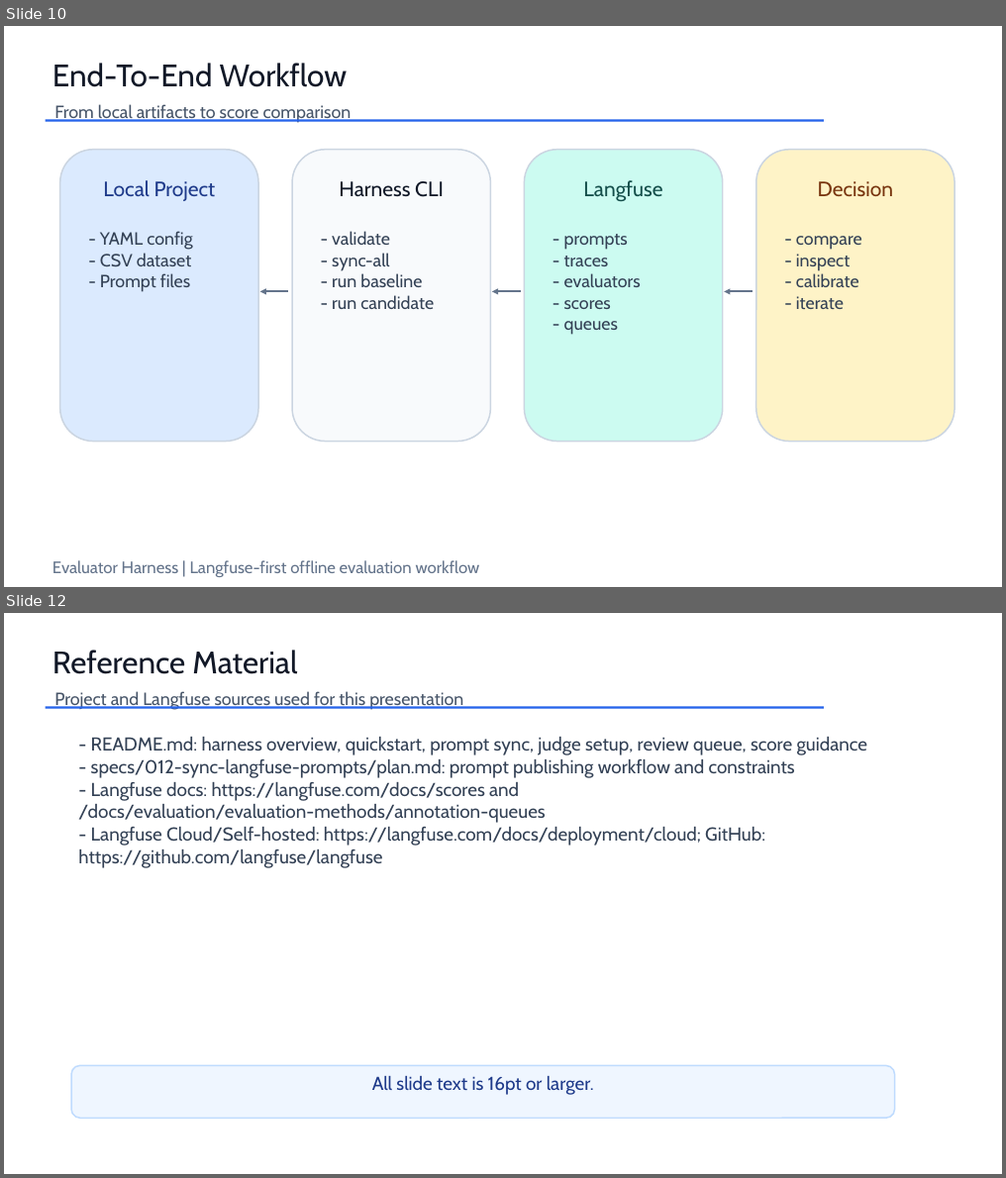
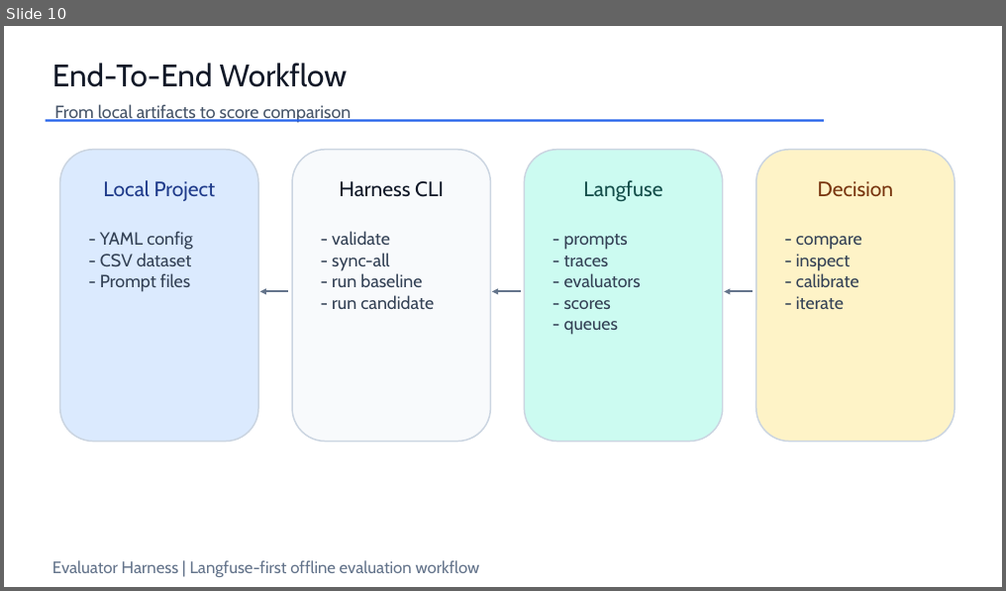
Before and after one commit to mscaldas2012/evaluator-harness, a slide deck: docs/evaluator_harness_project_presentation.pptx. Shown one above the other, each under a label of ours: slides 10 and 12 before the commit, slide 10 after it; the slides between them are not shown. The pictures are 1006x1178 and 1006x591 pixels, drawn with LibreOffice and Linux fonts; fonts in the diff are those of the drawing. Boxes give left, top, right and bottom in pixels: in the first picture for what was removed or moved away, otherwise in the second. Text is boxed around its words. In the diff, an @@ line names an element or a change of style, - is before the commit and + after.

Commit message:
Update project presentation

```diff
--- a/docs/evaluator_harness_project_presentation.pptx
+++ b/docs/evaluator_harness_project_presentation.pptx
@@ slide 12 removed at box(4, 613, 1002, 1174), background #FFFFFF @@
@@ text removed at box(53, 650, 297, 674) @@
-Reference Material
@@ text removed at box(54, 691, 463, 710) @@
-Project and Langfuse sources used for this presentation
@@ rectangle removed at box(46, 707, 824, 709) @@
@@ text removed at box(78, 737, 868, 868) @@
-- README.md: harness overview, quickstart, prompt sync, judge setup, review queue, score guidance
-- specs/012-sync-langfuse-prompts/plan.md: prompt publishing workflow and constraints
-- Langfuse docs: https://langfuse.com/docs/scores and /docs/evaluation/evaluation-methods/annotation-queues
-- Langfuse Cloud/Self-hosted: https://langfuse.com/docs/deployment/cloud; GitHub: https://github.com/langfuse/langfuse
@@ rounded rectangle removed at box(71, 1065, 895, 1118) @@
-All slide text is 16pt or larger.
```
Also in this commit, not shown: 7 slides changed, 1 other file.
